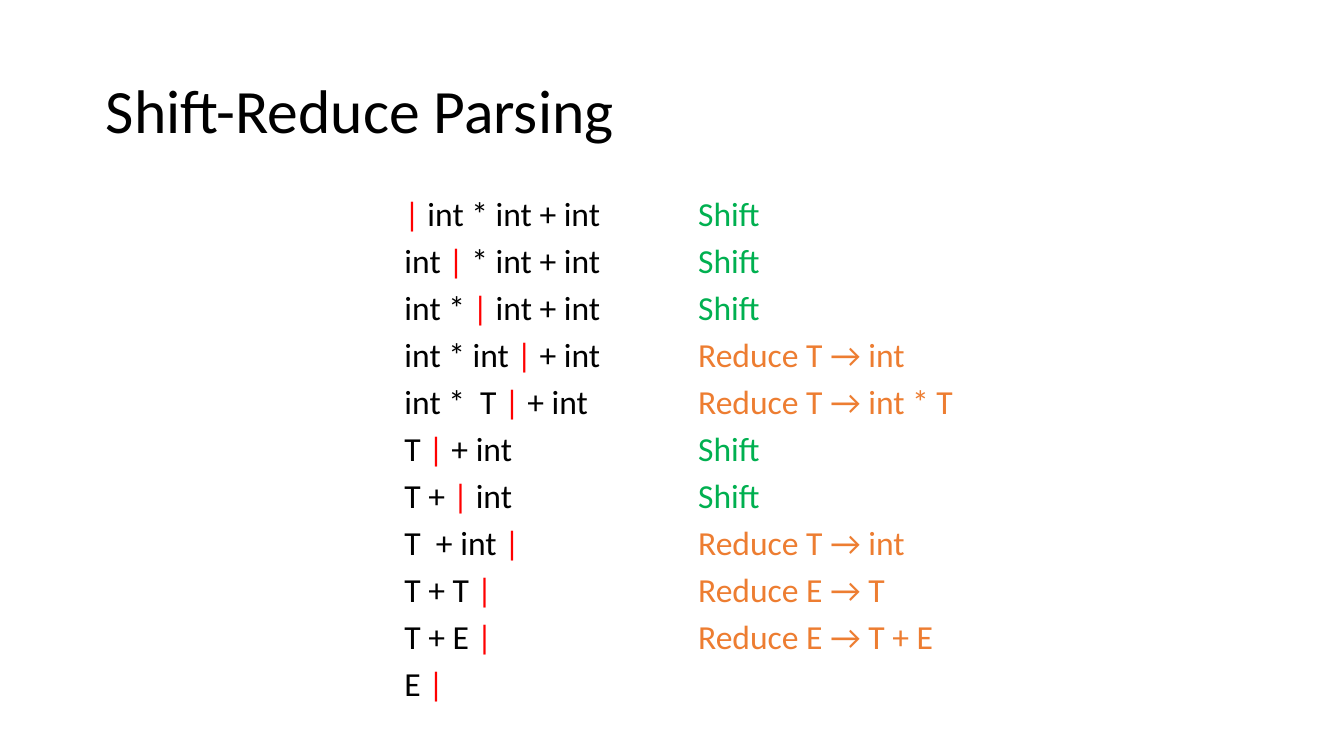
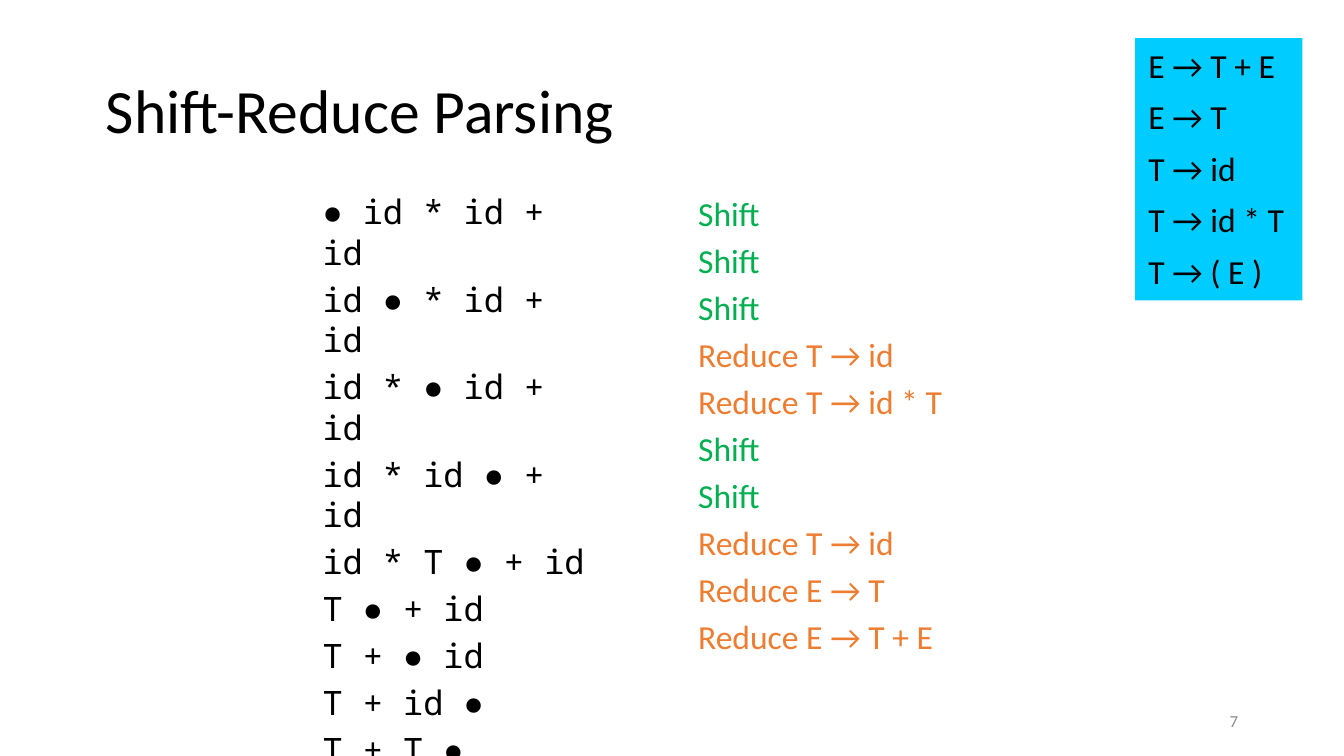
Before and after one commit to anoopsarkar/compilers-class, a slide deck: slide 7 of assets/ppt/parsing/lr1-shift-reduce-parsing.pptx (slide 8 before the commit). Drawn at 1344x756 pixels with LibreOffice and Linux fonts; fonts in the diff are those of the drawing. Boxes give left, top, right and bottom in pixels: in the first picture for what was removed or moved away, otherwise in the second. Text is boxed around its words. In the diff, an @@ line names an element or a change of style, - is before the commit and + after.

Commit message:
videos for parsing week 1

```diff
--- a/assets/ppt/parsing/lr1-shift-reduce-parsing.pptx
+++ b/assets/ppt/parsing/lr1-shift-reduce-parsing.pptx
@@ rectangle added at <box>1136,38,1304,300</box>, fill #00CCFF, 18 pt, text #000000 @@
+E → T + E
+E → T
+T → id
+T → id * T
+T → ( E )
@@ text at <box>323,198,584,716</box>: text changed; font Calibri to Noto Sans Mono @@
-| int * int + int
-int | * int + int
-int * | int + int
-int * int | + int
-int * T | + int
-T | + int
-T + | int
-T + int |
-T + T |
-T + E |
-E |
+● id * id + id
+id ● * id + id
+id * ● id + id
+id * id ● + id
+id * T ● + id
+T ● + id
+T + ● id
+T + id ●
+T + T ●
+T + E ●
+E ●
@@ text at <box>698,343,942,415</box>: text changed @@
-Reduce T → int
-Reduce T → int * T
+Reduce T → id
+Reduce T → id * T
@@ text at <box>698,531,893,556</box>: text changed @@
-Reduce T → int
+Reduce T → id
@@ page number added at <box>1230,716,1239,727</box>, 9 pt, text #8C8C8C @@
+7
```
Also in this commit, not shown: 11 other slides changed, 2 slides added, 4 slides removed, 3 other files.
